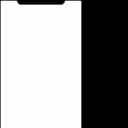
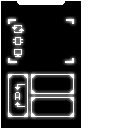
Layer changes from the first w=128, h=128 image to the second:
added layer "Auto" above "Clock" over [15, 84, 25, 107]
added layer "图层 1" above "up" over [9, 74, 74, 117]
added layer "up" above "down" over [10, 19, 72, 24]
added layer "down" above "latency" over [10, 58, 72, 63]
added layer "latency" above "memory" over [12, 25, 24, 33]
added layer "memory" above "fps" over [13, 37, 23, 45]
added layer "fps" above "clock" over [14, 50, 22, 57]
added layer "Board 副本" above "Board" over [1, 1, 81, 128]
hid "Board" over [1, 1, 81, 128]
hid "背景" over [0, 0, 128, 128]
